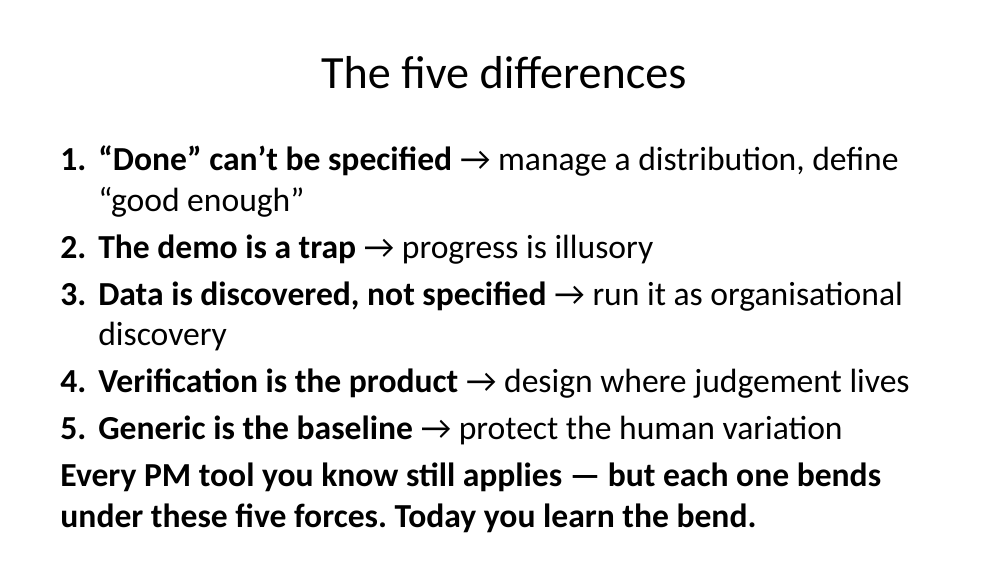
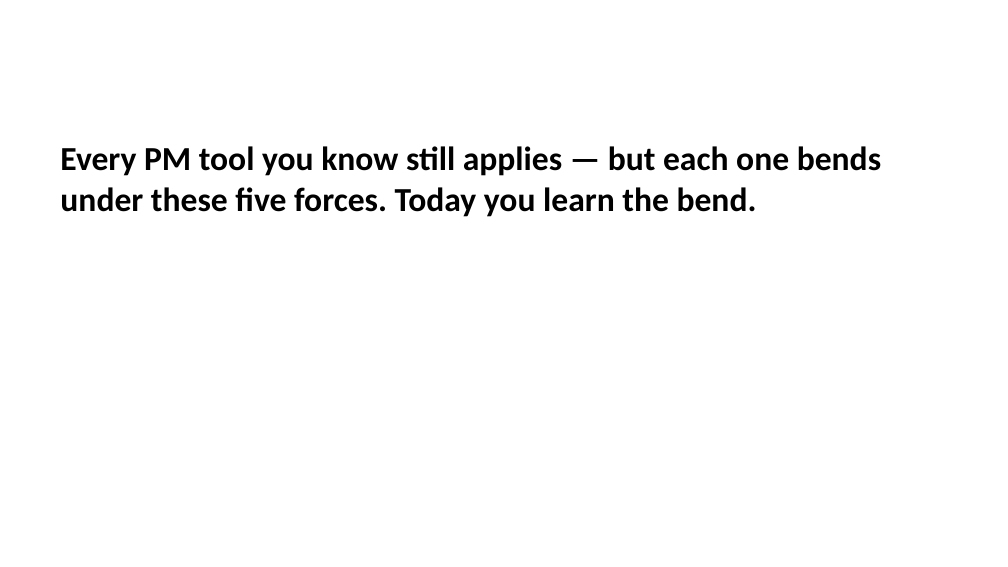
Before and after one commit to michael-borck/ai-in-delivery, a slide deck: slide 15 of content/slide-deck.pptx (slide 14 before the commit). Drawn at 1008x567 pixels with LibreOffice and Linux fonts; fonts in the diff are those of the drawing. Boxes give left, top, right and bottom in pixels: in the first picture for what was removed or moved away, otherwise in the second. Text is boxed around its words. In the diff, an @@ line names an element or a change of style, - is before the commit and + after.

```diff
--- a/content/slide-deck.pptx
+++ b/content/slide-deck.pptx
@@ title removed at (321,56,687,89) @@
-The five differences
@@ text at (98,145,910,445): paragraphs removed @@
-1. “Done” can’t be specified → manage a distribution, define “good enough”
-2. The demo is a trap → progress is illusory
-3. Data is discovered, not specified → run it as organisational discovery
-4. Verification is the product → design where judgement lives
-5. Generic is the baseline → protect the human variation
```
Also in this commit, not shown: 1 other slide changed, 1 slide added, 38 other files.
